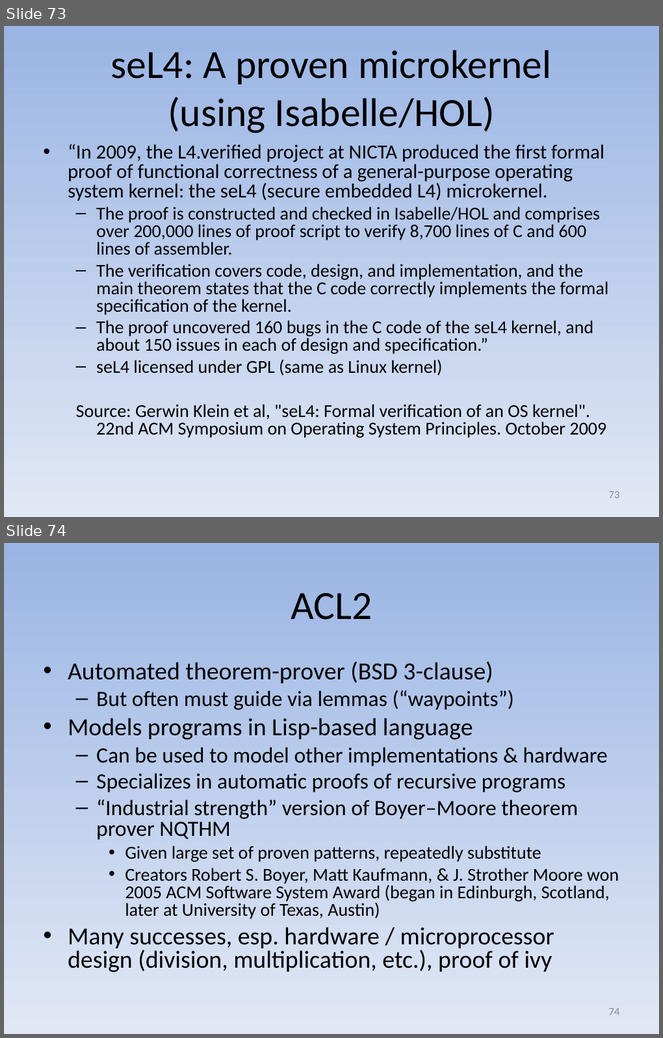
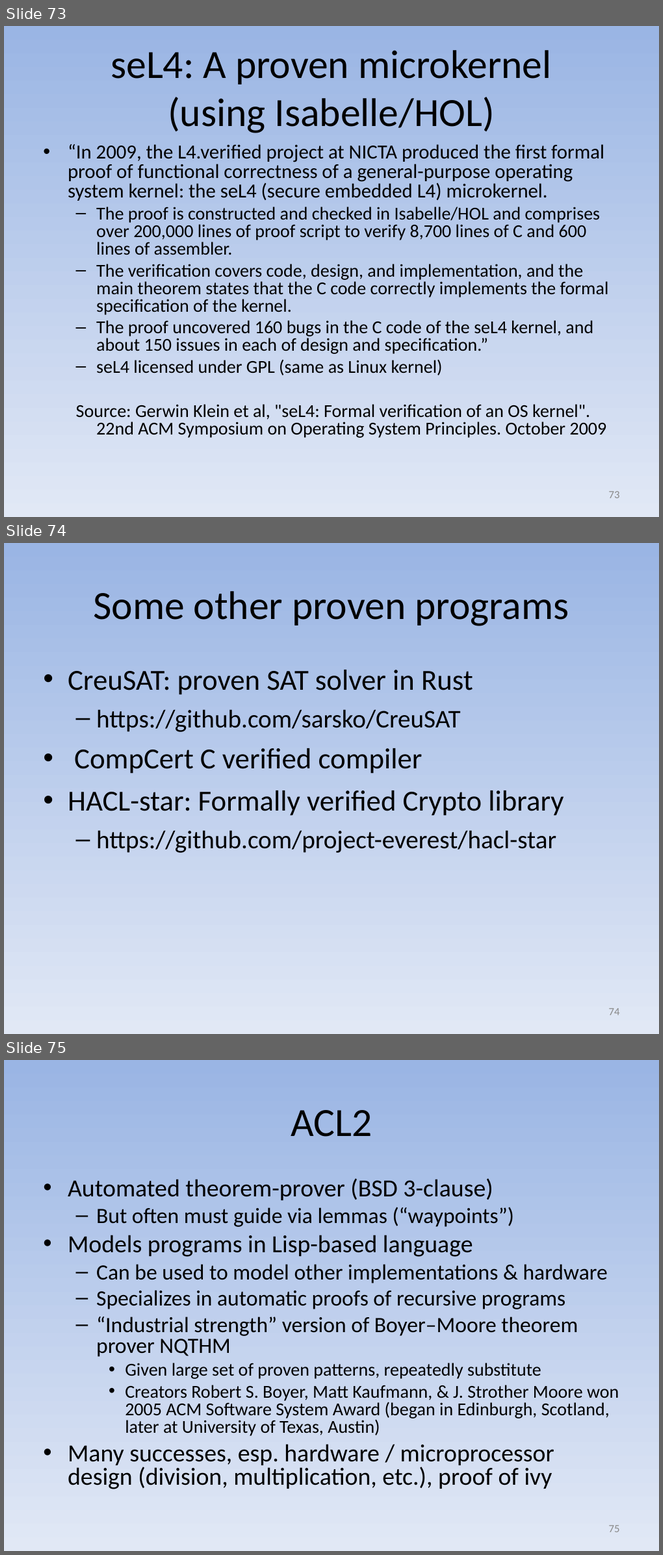
Before and after one commit to david-a-wheeler/david-a-wheeler.github.io, a slide deck: secure-class/presentations/Secure-Software-10-Formal-Methods.ppt. Shown one above the other, each under a label of ours: slides 73 and 74 before the commit, slides 73, 74 and 75 after it. The pictures are 663x1038 and 663x1555 pixels, drawn with LibreOffice and Linux fonts; fonts in the diff are those of the drawing. Boxes give left, top, right and bottom in pixels: in the first picture for what was removed or moved away, otherwise in the second. Text is boxed around its words. In the diff, an @@ line names an element or a change of style, - is before the commit and + after.

Commit message:
Update formal methods presentation
In particular, add the Rust verifier that connects to
Why3, and add some more examples of proven programs.

```diff
--- a/secure-class/presentations/Secure-Software-10-Formal-Methods.ppt
+++ b/secure-class/presentations/Secure-Software-10-Formal-Methods.ppt
@@ slide 74 added at [4,543,659,1034], background gradient #9AB5E4 to #E1E8F5 @@
@@ title added at [93,591,569,626], 44 pt, text #000000 @@
+Some other proven programs
@@ text added at [68,670,564,853], 32 pt, text #000000 @@
+• CreuSAT: proven SAT solver in Rust
+  – https://github.com/sarsko/CreuSAT
+• CompCert C verified compiler
+• HACL-star: Formally verified Crypto library
+  – https://github.com/project-everest/hacl-star
@@ page number added at [609,1008,620,1016], 12 pt, text #898989 @@
+74
@@ what was slide 74 is now slide 75 @@
@@ page number at [609,1525,620,1533]: text changed @@
-74
+75
```
Also in this commit, not shown: 3 slides changed.
